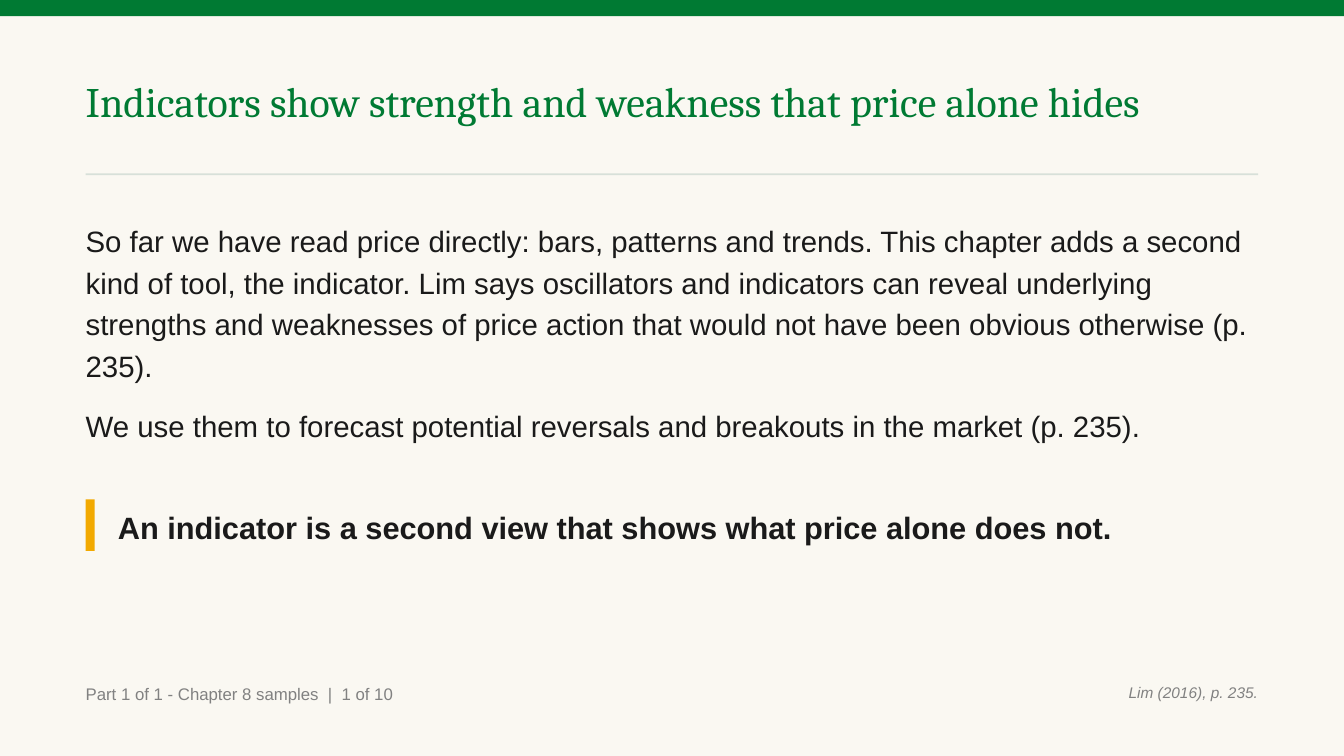
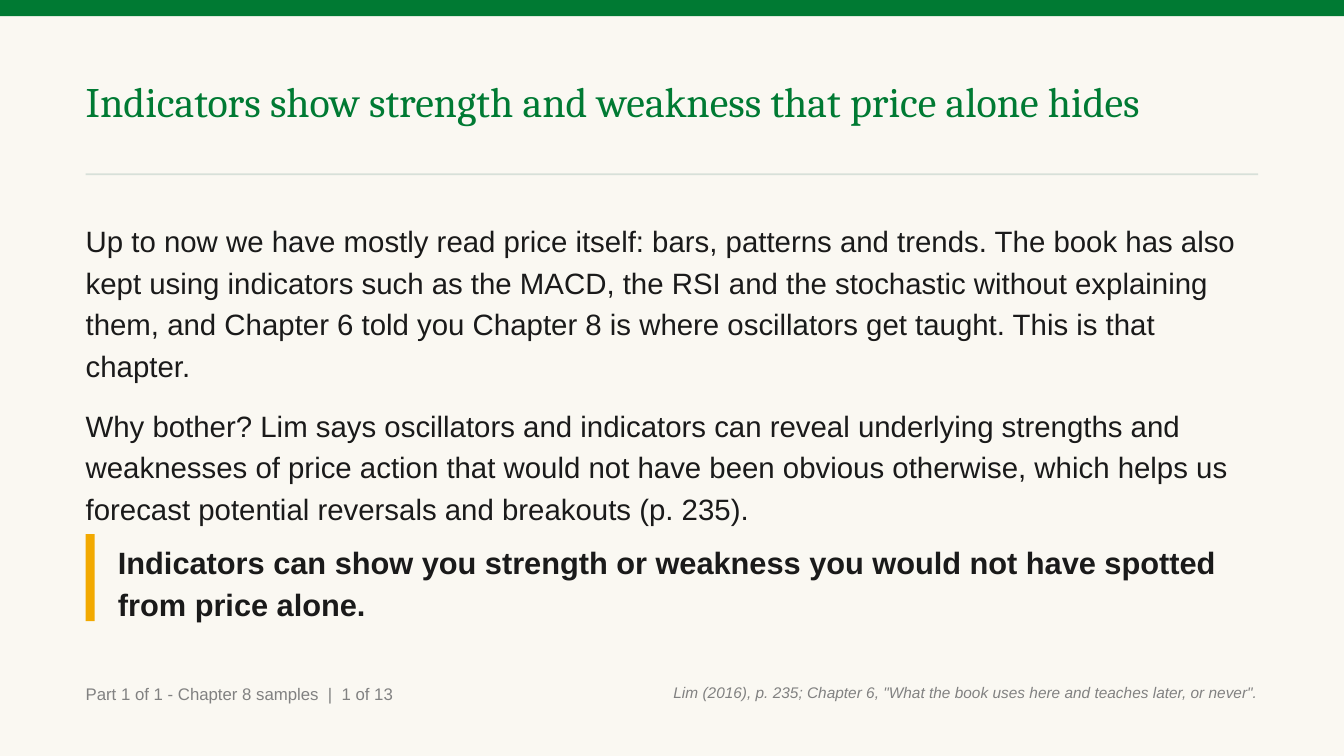
Before and after one commit to benjiesotelo-sudo/Telos_FIN1209, a slide deck: slide 3 of chapter-08/FIN1209-Chapter-08.pptx. Drawn at 1344x756 pixels with LibreOffice and Linux fonts; fonts in the diff are those of the drawing. Boxes give left, top, right and bottom in pixels: in the first picture for what was removed or moved away, otherwise in the second. Text is boxed around its words. In the diff, an @@ line names an element or a change of style, - is before the commit and + after.

Commit message:
Chapter 8 samples: fresh-read fixes (14 bars drawn, marks on the bar, reference slides, plain wording, one answer typeface)

```diff
--- a/chapter-08/FIN1209-Chapter-08.pptx
+++ b/chapter-08/FIN1209-Chapter-08.pptx
@@ text at [86,230,1235,526]: text changed @@
-So far we have read price directly: bars, patterns and trends. This chapter adds a second kind of tool, the indicator. Lim says oscillators and indicators can reveal underlying strengths and weaknesses of price action that would not have been obvious otherwise (p. 235).
-We use them to forecast potential reversals and breakouts in the market (p. 235).
+Up to now we have mostly read price itself: bars, patterns and trends. The book has also kept using indicators such as the MACD, the RSI and the stochastic without explaining them, and Chapter 6 told you Chapter 8 is where oscillators get taught. This is that chapter.
+Why bother? Lim says oscillators and indicators can reveal underlying strengths and weaknesses of price action that would not have been obvious otherwise, which helps us forecast potential reversals and breakouts (p. 235).
@@ rectangle: place and size @@
-rectangle at [86,500,95,552]
+rectangle at [86,534,95,621]
@@ text at [118,551,1215,622]: text changed @@
-An indicator is a second view that shows what price alone does not.
+Indicators can show you strength or weakness you would not have spotted from price alone.
@@ text at [86,688,393,704]: text changed @@
-Part 1 of 1 - Chapter 8 samples | 1 of 10
+Part 1 of 1 - Chapter 8 samples | 1 of 13
@@ text at [673,687,1257,701]: text changed @@
-Lim (2016), p. 235.
+Lim (2016), p. 235; Chapter 6, "What the book uses here and teaches later, or never".
```
Also in this commit, not shown: 13 other slides changed, 3 slides added, 4 other files.
